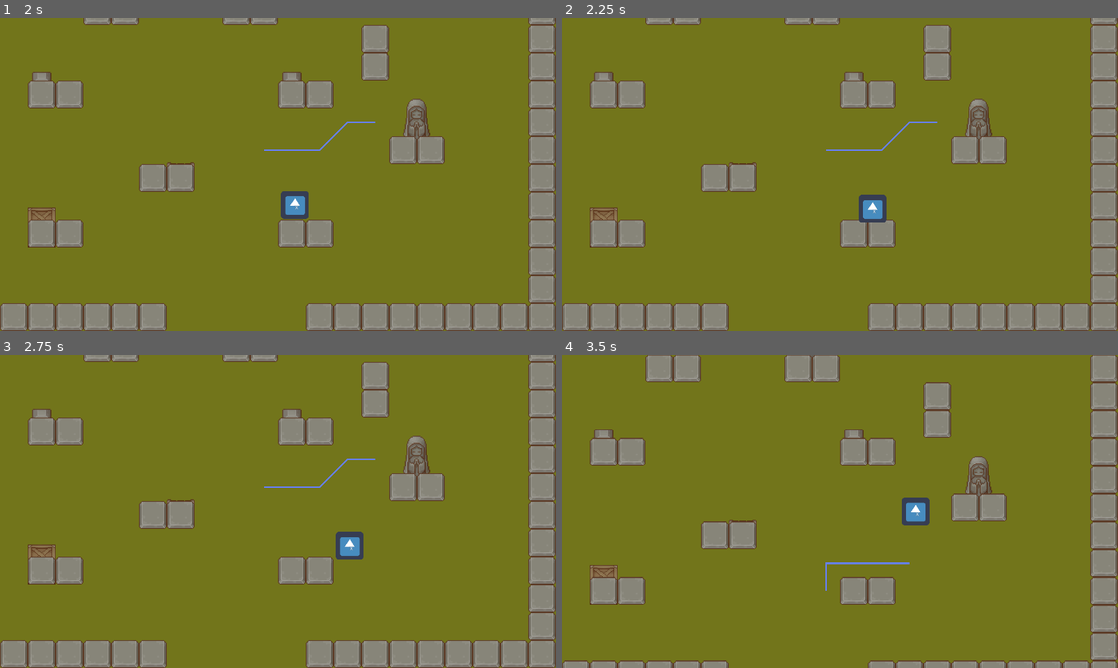
Above: before the commit, frames 1-4 (two rows, left to right).
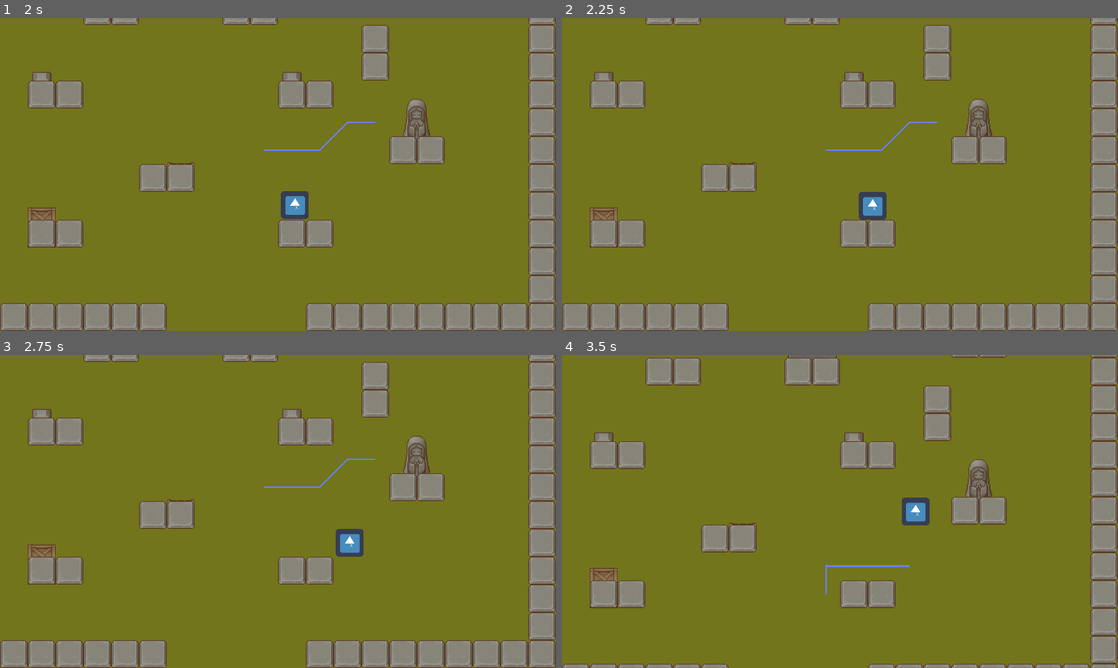
Above: after the commit, the same moments.

Repository: Glioce/Godot_examples
Game: Godot game, scene res://Scenes/Zones/Church.tscn
The game is run twice, just before and just after one commit, with the same random seed, the same clock (stepped at 60 frames per second) and the same inputs. This scene is started directly instead of the project's main scene. The engine's default icon, where the game draws it, is replaced by a stand-in: a white triangle on a blue panel in a dark square.
Inputs (mouse positions are in pixels of both pictures, inside the frame that each line leads up to):
- Up to frame 1 (2 s): tap Enter at 0.5 s; move the mouse to (400, 158) at 0.52 s; hold Right (ui_right) 0.53-1.28 s; click (400, 158) at 0.67 s; tap Space (ui_select) at 0.77, 1.52 s; move the mouse to (166, 190) at 1.27 s; hold Down (ui_down) from 1.28 s (still down)
- Up to frame 2 (2.25 s): move the mouse to (895, 105) at 2.02 s; release Down (ui_down) at 2.03 s; hold Right (ui_right) from 2.03 s (still down)
- Up to frame 3 (2.75 s): keep holding Right (ui_right)
- Up to frame 4 (3.5 s): move the mouse to (812, 574) at 2.77 s; release Right (ui_right) at 2.78 s; hold Up (ui_up) from 2.78 s (still down); click (812, 574) at 2.92 s; tap Space (ui_select) at 3.02 s

Frame 1 is identical in both runs. In frame 2, 0.2% of the frame differs, in the area x 53-59%, y 55-66%; in frame 3, 0.2%; in frame 4, 5.3%, in the area x 0-100%, y 0-100%.

Commit message:
add music autoload

Diff:
--- /dev/null
+++ b/n19_00/Scenes/Music.tscn
@@ -0,0 +1,9 @@
+[gd_scene load_steps=2 format=2]
+
+[ext_resource path="res://Music/pueblo_tranquilo.ogg" type="AudioStream" id=1]
+
+[node name="Node" type="Node"]
+
+[node name="AudioStreamPlayer" type="AudioStreamPlayer" parent="."]
+stream = ExtResource( 1 )
+autoplay = true
--- a/n19_00/Scenes/Player.tscn
+++ b/n19_00/Scenes/Player.tscn
@@ -7,6 +7,7 @@
 extents = Vector2( 31.9, 31.9 )
 
 [node name="Player" type="KinematicBody2D"]
+collision_layer = 3
 script = ExtResource( 1 )
 
 [node name="CollisionShape2D" type="CollisionShape2D" parent="."]
--- a/n19_00/Scenes/Zones/Center.tscn
+++ b/n19_00/Scenes/Zones/Center.tscn
@@ -20,6 +20,9 @@
 [sub_resource type="NavigationPolygon" id=14]
 vertices = PoolVector2Array( 64, 64, 0, 64, 0, 0, 64, 0 )
 polygons = [ PoolIntArray( 0, 1, 2, 3 ) ]
+
+[sub_resource type="ConvexPolygonShape2D" id=19]
+points = PoolVector2Array( 64, 64, 0, 64, 0, 0, 64, 0 )
 
 [sub_resource type="ConvexPolygonShape2D" id=5]
 points = PoolVector2Array( 0, 64, 64, 64, 64, 128, 0, 128 )
@@ -302,9 +305,16 @@
 12/navigation_offset = Vector2( 0, 0 )
 12/shape_offset = Vector2( 0, 0 )
 12/shape_transform = Transform2D( 1, 0, 0, 1, 0, 0 )
+12/shape = SubResource( 19 )
 12/shape_one_way = false
-12/shape_one_way_margin = 0.0
-12/shapes = [  ]
+12/shape_one_way_margin = 1.0
+12/shapes = [ {
+"autotile_coord": Vector2( 0, 0 ),
+"one_way": false,
+"one_way_margin": 1.0,
+"shape": SubResource( 19 ),
+"shape_transform": Transform2D( 1, 0, 0, 1, 0, 0 )
+} ]
 12/z_index = 0
 
 [sub_resource type="RectangleShape2D" id=15]
@@ -368,6 +378,8 @@
 [node name="AreaWest" type="Area2D" parent="Areas" groups=["West"]]
 position = Vector2( 0, 480 )
 rotation = 3.14159
+collision_layer = 0
+collision_mask = 2
 script = ExtResource( 6 )
 target_scene = "res://Scenes/Zones/West.tscn"
 target_group = "West"
@@ -377,6 +389,8 @@
 
 [node name="AreaEast" type="Area2D" parent="Areas" groups=["East"]]
 position = Vector2( 1536, 480 )
+collision_layer = 0
+collision_mask = 2
 script = ExtResource( 6 )
 target_scene = "res://Scenes/Zones/East.tscn"
 target_group = "East"
@@ -387,6 +401,8 @@
 [node name="AreaLake" type="Area2D" parent="Areas" groups=["Lake"]]
 position = Vector2( 480, 896 )
 rotation = 4.71239
+collision_layer = 0
+collision_mask = 2
 script = ExtResource( 6 )
 target_scene = "res://Scenes/Zones/Lake.tscn"
 target_group = "Lake"
@@ -397,6 +413,8 @@
 [node name="AreaChurch" type="Area2D" parent="Areas" groups=["Church"]]
 position = Vector2( 800, 0 )
 rotation = 1.5708
+collision_layer = 0
+collision_mask = 2
 script = ExtResource( 6 )
 target_scene = "res://Scenes/Zones/Church.tscn"
 target_group = "Church"
--- a/n19_00/Scenes/Zones/Church.tscn
+++ b/n19_00/Scenes/Zones/Church.tscn
@@ -20,6 +20,9 @@
 [sub_resource type="NavigationPolygon" id=14]
 vertices = PoolVector2Array( 64, 64, 0, 64, 0, 0, 64, 0 )
 polygons = [ PoolIntArray( 0, 1, 2, 3 ) ]
+
+[sub_resource type="ConvexPolygonShape2D" id=18]
+points = PoolVector2Array( 64, 64, 0, 64, 0, 0, 64, 0 )
 
 [sub_resource type="ConvexPolygonShape2D" id=5]
 points = PoolVector2Array( 0, 64, 64, 64, 64, 128, 0, 128 )
@@ -302,9 +305,16 @@
 12/navigation_offset = Vector2( 0, 0 )
 12/shape_offset = Vector2( 0, 0 )
 12/shape_transform = Transform2D( 1, 0, 0, 1, 0, 0 )
+12/shape = SubResource( 18 )
 12/shape_one_way = false
-12/shape_one_way_margin = 0.0
-12/shapes = [  ]
+12/shape_one_way_margin = 1.0
+12/shapes = [ {
+"autotile_coord": Vector2( 0, 0 ),
+"one_way": false,
+"one_way_margin": 1.0,
+"shape": SubResource( 18 ),
+"shape_transform": Transform2D( 1, 0, 0, 1, 0, 0 )
+} ]
 12/z_index = 0
 
 [sub_resource type="RectangleShape2D" id=17]
@@ -357,6 +367,8 @@
 [node name="AreaCenter" type="Area2D" parent="Areas" groups=["Church"]]
 position = Vector2( 800, 896 )
 rotation = 4.71239
+collision_layer = 0
+collision_mask = 2
 script = ExtResource( 6 )
 target_scene = "res://Scenes/Zones/Center.tscn"
 target_group = "Church"
--- a/n19_00/Scenes/Zones/East.tscn
+++ b/n19_00/Scenes/Zones/East.tscn
@@ -20,6 +20,9 @@
 [sub_resource type="NavigationPolygon" id=14]
 vertices = PoolVector2Array( 64, 64, 0, 64, 0, 0, 64, 0 )
 polygons = [ PoolIntArray( 0, 1, 2, 3 ) ]
+
+[sub_resource type="ConvexPolygonShape2D" id=16]
+points = PoolVector2Array( 64, 64, 0, 64, 0, 0, 64, 0 )
 
 [sub_resource type="ConvexPolygonShape2D" id=5]
 points = PoolVector2Array( 0, 64, 64, 64, 64, 128, 0, 128 )
@@ -302,9 +305,16 @@
 12/navigation_offset = Vector2( 0, 0 )
 12/shape_offset = Vector2( 0, 0 )
 12/shape_transform = Transform2D( 1, 0, 0, 1, 0, 0 )
+12/shape = SubResource( 16 )
 12/shape_one_way = false
-12/shape_one_way_margin = 0.0
-12/shapes = [  ]
+12/shape_one_way_margin = 1.0
+12/shapes = [ {
+"autotile_coord": Vector2( 0, 0 ),
+"one_way": false,
+"one_way_margin": 1.0,
+"shape": SubResource( 16 ),
+"shape_transform": Transform2D( 1, 0, 0, 1, 0, 0 )
+} ]
 12/z_index = 0
 
 [sub_resource type="RectangleShape2D" id=15]
@@ -357,6 +367,8 @@
 [node name="AreaCenter" type="Area2D" parent="Areas" groups=["East"]]
 position = Vector2( 0, 480 )
 rotation = 3.14159
+collision_layer = 0
+collision_mask = 2
 script = ExtResource( 6 )
 target_scene = "res://Scenes/Zones/Center.tscn"
 target_group = "East"
--- a/n19_00/Scenes/Zones/Lake.tscn
+++ b/n19_00/Scenes/Zones/Lake.tscn
@@ -20,6 +20,9 @@
 [sub_resource type="NavigationPolygon" id=14]
 vertices = PoolVector2Array( 64, 64, 0, 64, 0, 0, 64, 0 )
 polygons = [ PoolIntArray( 0, 1, 2, 3 ) ]
+
+[sub_resource type="ConvexPolygonShape2D" id=19]
+points = PoolVector2Array( 64, 64, 0, 64, 0, 0, 64, 0 )
 
 [sub_resource type="ConvexPolygonShape2D" id=5]
 points = PoolVector2Array( 0, 64, 64, 64, 64, 128, 0, 128 )
@@ -302,9 +305,16 @@
 12/navigation_offset = Vector2( 0, 0 )
 12/shape_offset = Vector2( 0, 0 )
 12/shape_transform = Transform2D( 1, 0, 0, 1, 0, 0 )
+12/shape = SubResource( 19 )
 12/shape_one_way = false
-12/shape_one_way_margin = 0.0
-12/shapes = [  ]
+12/shape_one_way_margin = 1.0
+12/shapes = [ {
+"autotile_coord": Vector2( 0, 0 ),
+"one_way": false,
+"one_way_margin": 1.0,
+"shape": SubResource( 19 ),
+"shape_transform": Transform2D( 1, 0, 0, 1, 0, 0 )
+} ]
 12/z_index = 0
 
 [sub_resource type="RectangleShape2D" id=18]
@@ -357,6 +367,8 @@
 [node name="AreaCenter" type="Area2D" parent="Areas" groups=["Lake"]]
 position = Vector2( 480, 0 )
 rotation = 1.5708
+collision_layer = 0
+collision_mask = 2
 script = ExtResource( 7 )
 target_scene = "res://Scenes/Zones/Center.tscn"
 target_group = "Lake"
--- a/n19_00/Scenes/Zones/West.tscn
+++ b/n19_00/Scenes/Zones/West.tscn
@@ -344,7 +344,6 @@
 
 [node name="Player" parent="." instance=ExtResource( 7 )]
 position = Vector2( 1312, 352 )
-collision_layer = 3
 
 [node name="Camera2D" type="Camera2D" parent="Player"]
 current = true
--- a/n19_00/Scripts/Player.gd
+++ b/n19_00/Scripts/Player.gd
@@ -5,7 +5,7 @@
 enum S {IDLE, FOLLOW, TRANSITION, EXIT, ENTER, PAUSE}
 # IDLE - the player does nothing
 # FOLLOW - the player follows a path, can receive inputs
-# TRANSITION - follows a path to exit o enter an area
+# TRANSITION - follows a path to exit o enter an area, not receive inputs
 # EXIT - similar to transition, but just exits the current scene
 # ENTER - similar to transition, but just enters to a new scene
 var state = S.IDLE
--- a/n19_00/project.godot
+++ b/n19_00/project.godot
@@ -18,6 +18,7 @@
 [autoload]
 
 Global="*res://Scripts/Global.gd"
+Music="*res://Scenes/Music.tscn"
 
 [display]
 
Not shown, added: n19_00/Music/pueblo_tranquilo.ogg.import
Not shown: 1 places in n19_00/Scenes/Zones/Center.tscn that only renumber resources
Not shown: 1 places in n19_00/Scenes/Zones/Church.tscn that only renumber resources
Not shown: 1 places in n19_00/Scenes/Zones/East.tscn that only renumber resources
Not shown: 1 places in n19_00/Scenes/Zones/Lake.tscn that only renumber resources
Not shown, added: n19_00/Music/pueblo_tranquilo.ogg
